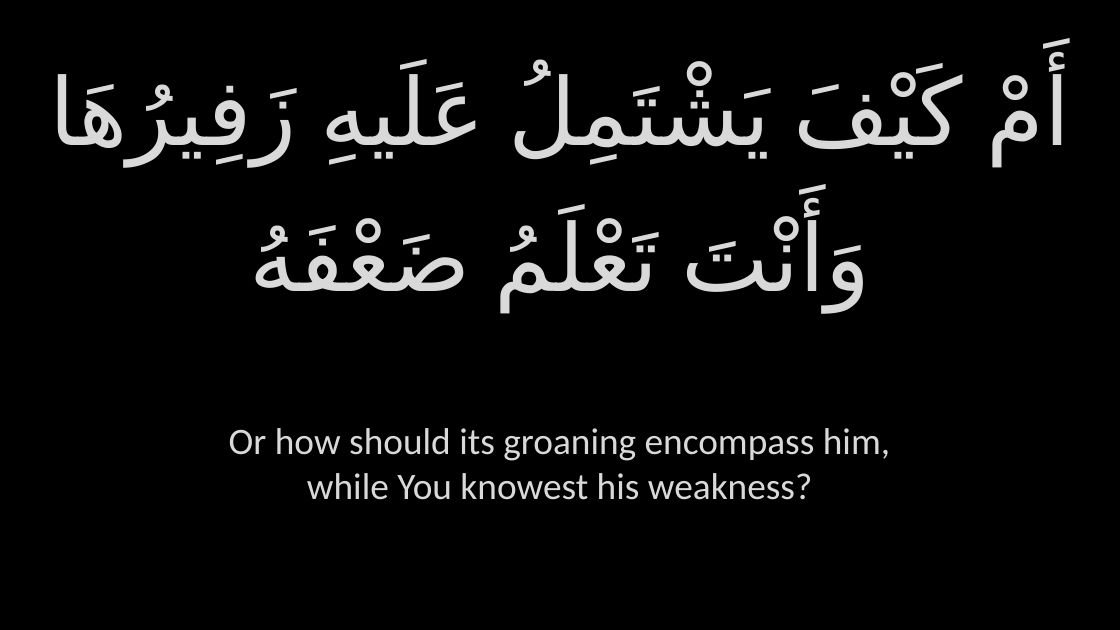
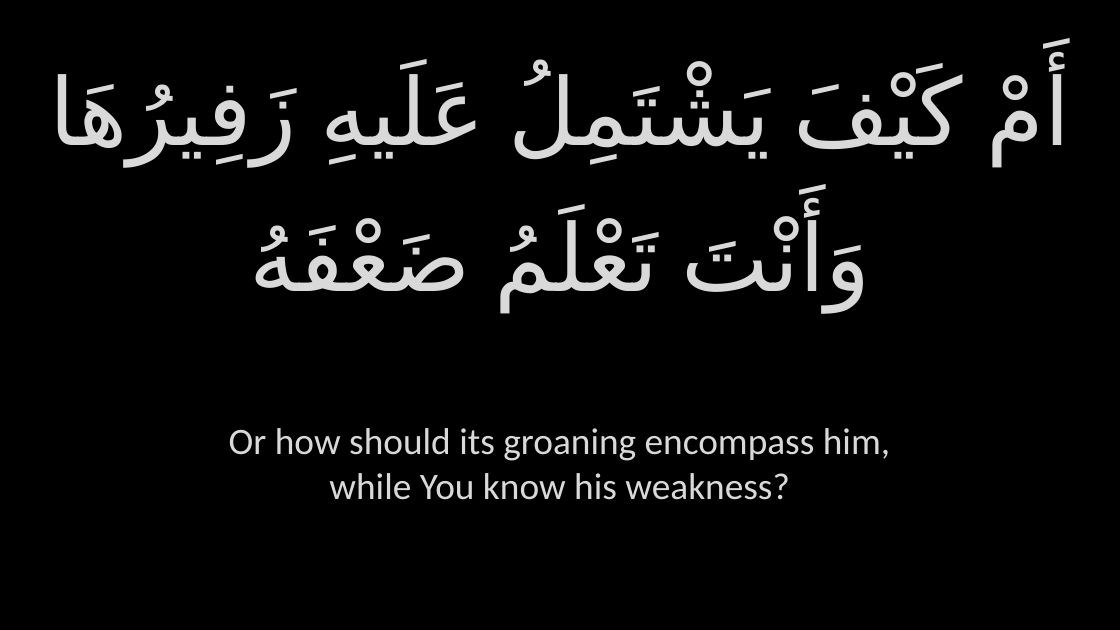
Before and after one commit to GhayurH/Slides, a slide deck: slide 149 of Slides/PPTs/Aza - Dua Kumayl.pptx. Drawn at 1120x630 pixels with LibreOffice and Linux fonts; fonts in the diff are those of the drawing; background and template pictures are left out. Boxes give left, top, right and bottom in pixels: in the first picture for what was removed or moved away, otherwise in the second. Text is boxed around its words. In the diff, an @@ line names an element or a change of style, - is before the commit and + after.

```diff
--- a/Slides/PPTs/Aza - Dua Kumayl.pptx
+++ b/Slides/PPTs/Aza - Dua Kumayl.pptx
@@ text at <box>229,428,890,500</box>: text changed @@
-Or how should its groaning encompass him, while You knowest his weakness?
+Or how should its groaning encompass him, while You know his weakness?
```
Also in this commit, not shown: 64 other slides changed, 10 other files.
